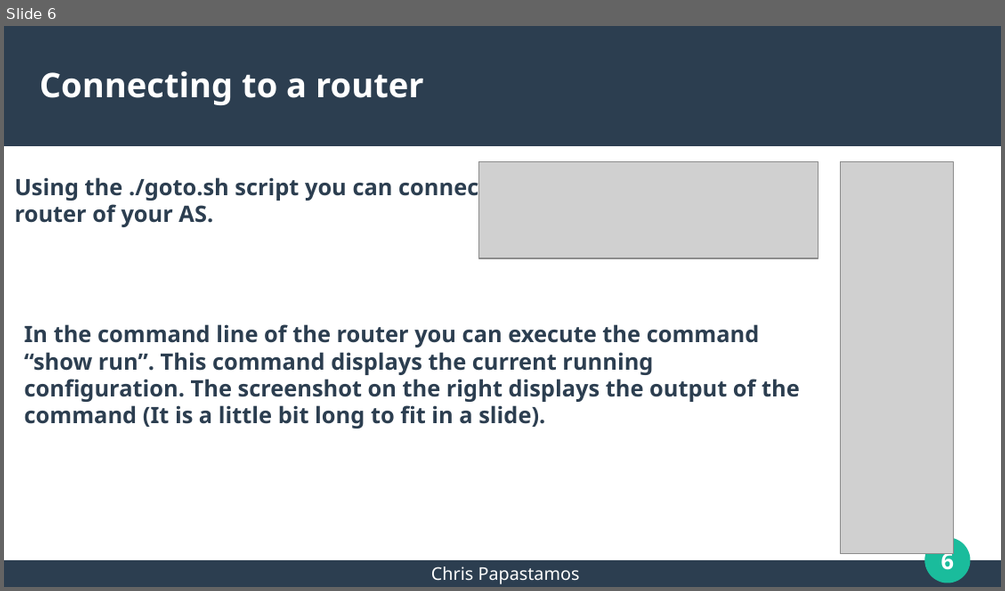
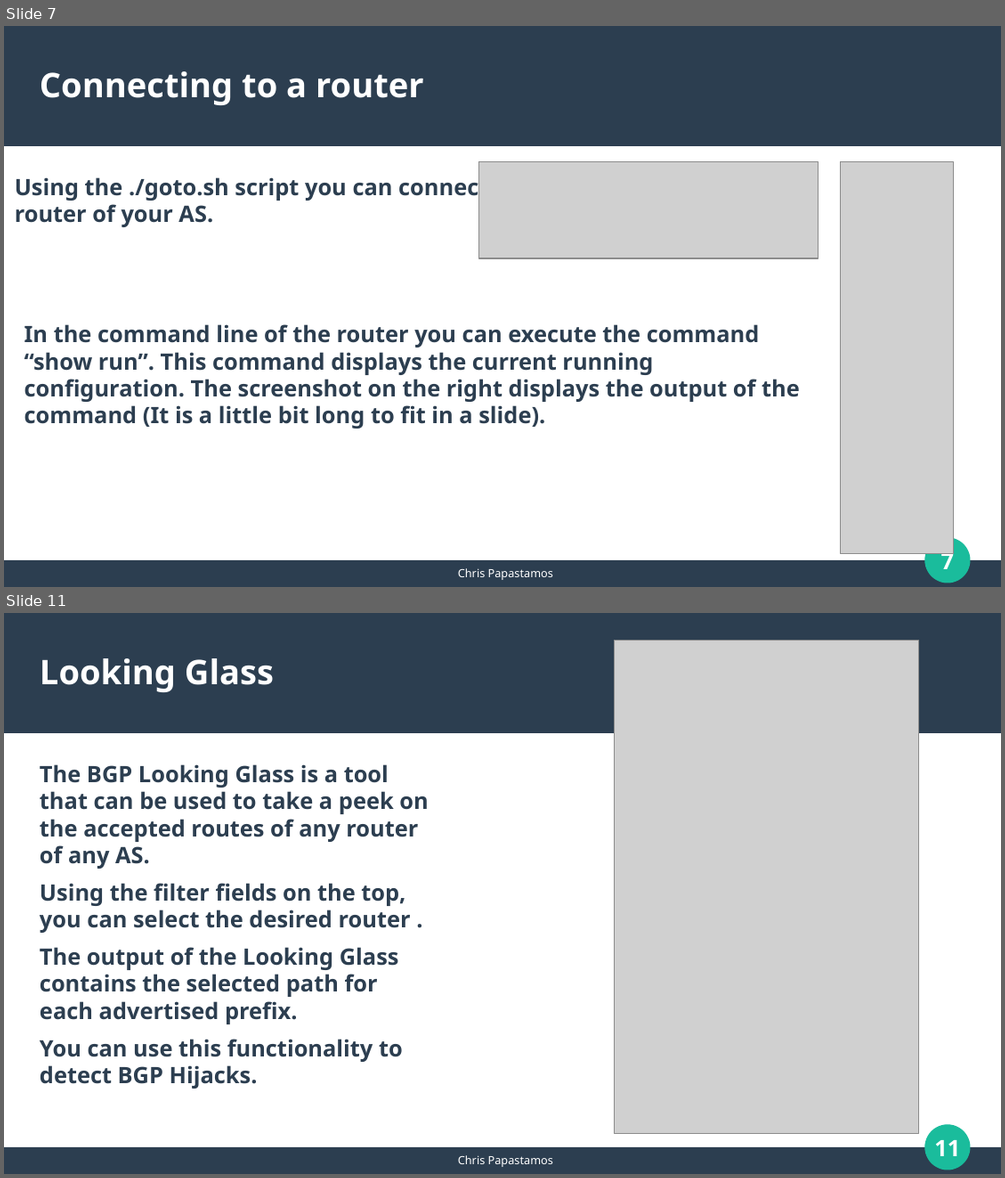
Before and after one commit to papastam/mini_internet_extention, a slide deck: HY436-Assignment4/session1/mini-internet_intro.odp. Shown one above the other, each under a label of ours: slide 6 before the commit, slides 7 and 11 after it; the slides between them are not shown. The pictures are 1005x591 and 1005x1178 pixels, drawn with LibreOffice and Linux fonts; fonts in the diff are those of the drawing; grey boxes stand for pictures. Boxes give left, top, right and bottom in pixels: in the first picture for what was removed or moved away, otherwise in the second. Text is boxed around its words. In the diff, an @@ line names an element or a change of style, - is before the commit and + after.

```diff
--- a/HY436-Assignment4/session1/mini-internet_intro.odp
+++ b/HY436-Assignment4/session1/mini-internet_intro.odp
@@ slide 11 added at [4,613,1001,1174], background #FFFFFF; not listed: 4 template elements that a slide beside it also shows @@
@@ title added at [40,658,274,692], 27 pt, text #FFFFFF, bold @@
+Looking Glass
@@ picture added at [615,640,919,1133] @@
@@ text added at [40,764,428,1088], 18 pt, text #2C3E50, bold @@
+The BGP Looking Glass is a tool that can be used to take a peek on the accepted routes of any router of any AS.
+Using the filter fields on the top, you can select the desired router .
+The output of the Looking Glass contains the selected path for each advertised prefix.
+You can use this functionality to detect BGP Hijacks.
@@ text added at [458,1155,553,1167], 9 pt, text #FFFFFF @@
+Chris Papastamos
@@ what was slide 6 is now slide 7 @@
@@ slide 7 changed as well @@
@@ page number at [941,548,955,569]: text changed @@
-6
+7
@@ text "Chris Papastamos" at [458,568,553,580]: size 14 to 9 pt @@
```
Also in this commit, not shown: 5 other slides changed, 5 other slides added, 2 slides removed, 1 other file.
